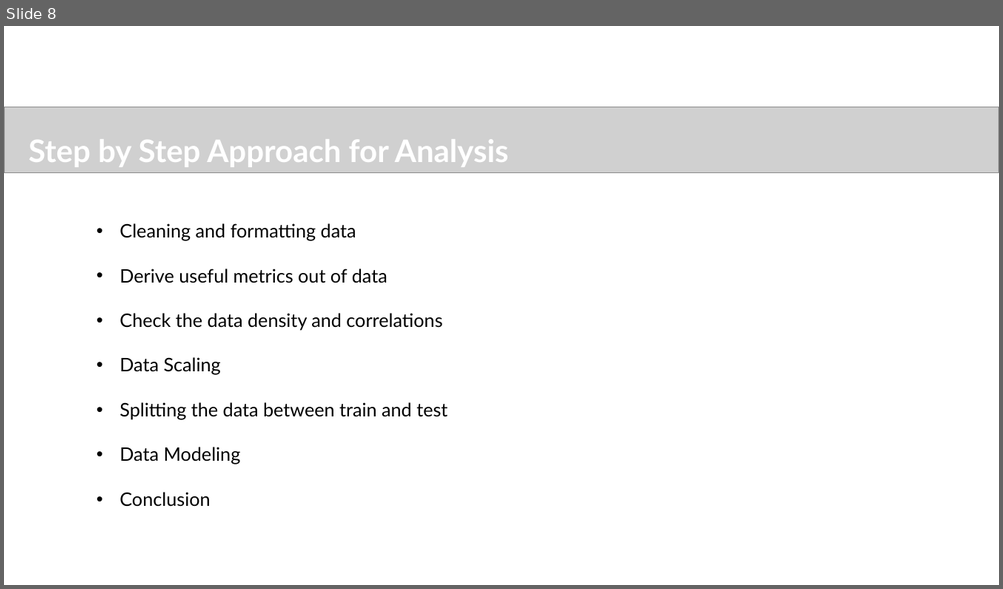
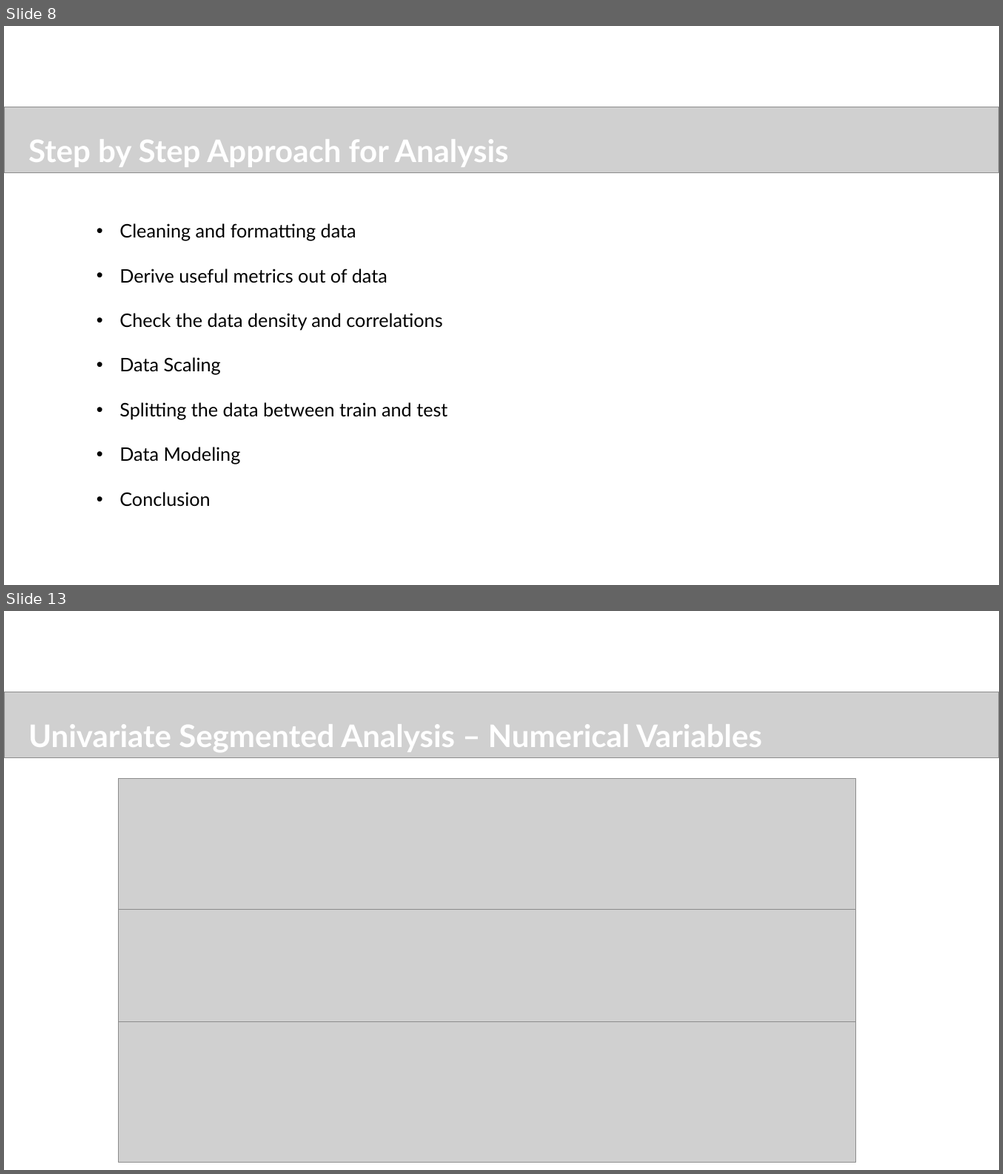
Before and after one commit to sureshballa/data-science-projects, a slide deck: Capstone Project/Ecommerce_Capstone_Project.pptx. Shown one above the other, each under a label of ours: slide 8 before the commit, slides 8 and 13 after it; the slides between them are not shown. The pictures are 1003x589 and 1003x1174 pixels, drawn with LibreOffice and Linux fonts; fonts in the diff are those of the drawing; grey boxes stand for pictures; background and template pictures are left out. Boxes give left, top, right and bottom in pixels: in the first picture for what was removed or moved away, otherwise in the second. Text is boxed around its words. In the diff, an @@ line names an element or a change of style, - is before the commit and + after.

```diff
--- a/Capstone Project/Ecommerce_Capstone_Project.pptx
+++ b/Capstone Project/Ecommerce_Capstone_Project.pptx
@@ slide 13 added at (x1=4, y1=611, x2=999, y2=1170), background #FFFFFF @@
@@ picture added at (x1=4, y1=692, x2=999, y2=758) @@
@@ text added at (x1=28, y1=724, x2=762, y2=752), 30 pt, text #FFFFFF, bold @@
+Univariate Segmented Analysis – Numerical Variables
@@ picture added at (x1=118, y1=778, x2=855, y2=1162) @@
@@ picture added at (x1=118, y1=909, x2=855, y2=1022) @@
```
Also in this commit, not shown: 4 slides changed, 7 other slides added, 1 slide removed.
